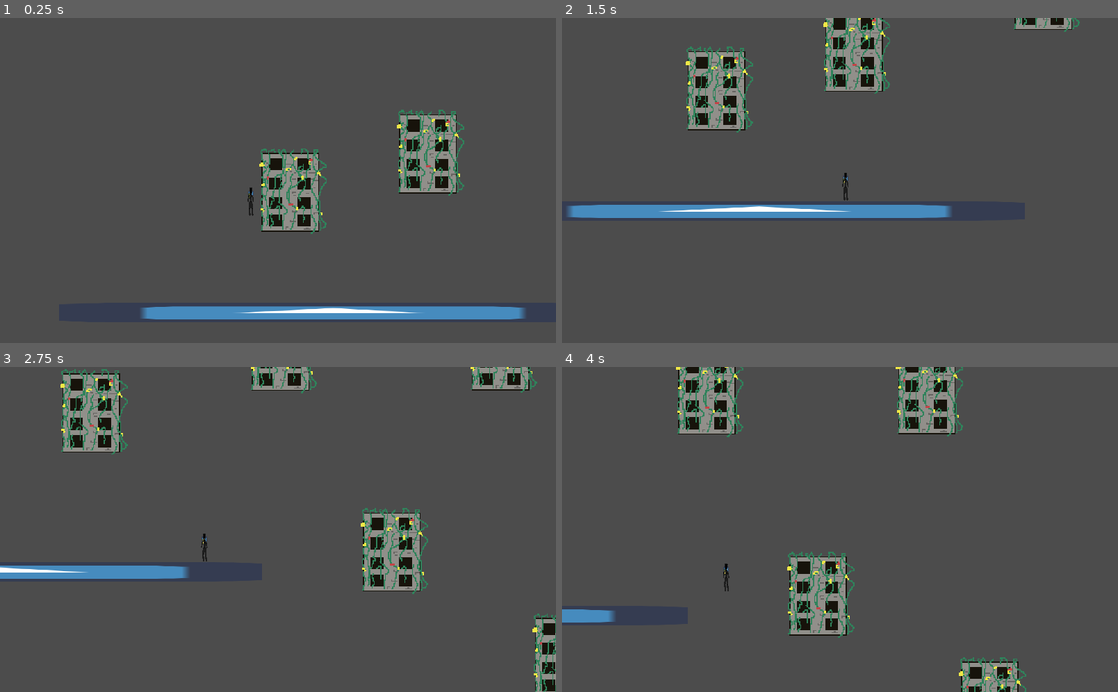
Above: before the commit, frames 1-4 (two rows, left to right).
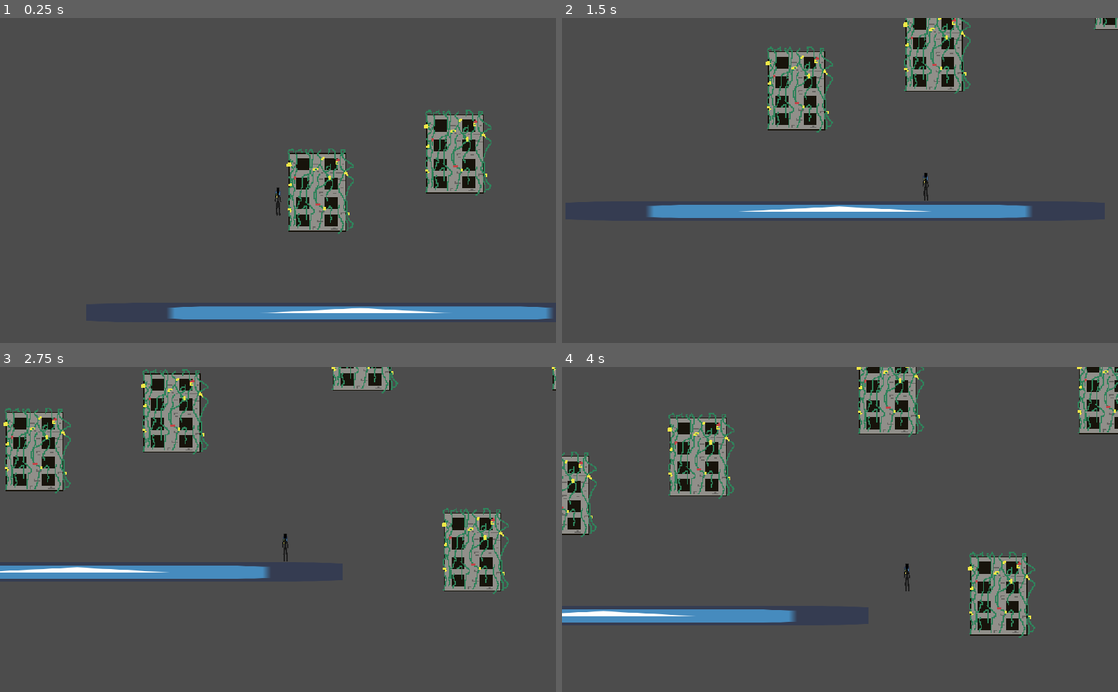
Above: after the commit, the same moments.

Repository: kevinms/godot-wild-jam-38
Game: Godot game, scene res://Game.tscn
Same seed, same stepped clock (60 frames per second), same inputs: the game is played once before the commit and once after it. The engine's default icon, where the game draws it, is replaced by a stand-in: a white triangle on a blue panel in a dark square.
Inputs (mouse positions are in pixels of both pictures, inside the frame that each line leads up to):
- Up to frame 1 (0.25 s): no input
- Up to frame 2 (1.5 s): tap Enter (ui_accept) at 0.5 s; move the mouse to (962, 164) at 0.52 s; hold D (right) from 0.53 s (still down); click (962, 164) at 0.6 s; tap W (jump) at 0.77 s; move the mouse to (728, 196) at 1.27 s; click (728, 196) at 1.35 s
- Up to frame 3 (2.75 s): tap W (jump) at 1.52 s; move the mouse to (333, 458) at 2.02 s; release D (right) at 2.03 s; hold A (left) from 2.03 s (still down); click (333, 458) at 2.1 s
- Up to frame 4 (4 s): move the mouse to (812, 594) at 2.77 s; release A (left) at 2.78 s; hold D (right) from 2.78 s (still down); click (812, 594) at 2.85 s; tap W (jump) at 3.02, 3.77 s; move the mouse to (1006, 578) at 3.52 s; click (1006, 578) at 3.6 s

The runs differ from the first frame. In frame 1, 7.0% of the frame differs, in the area x 25-100%, y 28-93%; in frame 2, 12%; in frame 3, 17%; in frame 4, 18%, in the area x 0-100%, y 0-100%.

Commit message:
WIP rope-like grappling hoook

Diff:
--- a/Game.gd
+++ b/Game.gd
@@ -32,9 +32,9 @@
 	var player_pos = $Player.global_position
 
 	#TODO: increase camera speed over time, but set a limit so players can go infinite
-	camera_pos.x += 100 * delta
+	#camera_pos.x += 100 * delta
 	if player_pos.x > camera_pos.x:
-		camera_pos.x = lerp(camera_pos.x, player_pos.x, 5.0*delta)
+		camera_pos.x = lerp(camera_pos.x, player_pos.x, 2.0*delta)
 
 	camera_pos.y = lerp(camera_pos.y, player_pos.y, 5.0*delta)
 
--- a/grapple/GrappleGun.gd
+++ b/grapple/GrappleGun.gd
@@ -1,17 +1,41 @@
 extends Sprite
 
 onready var hook_scene = preload("res://grapple/Hook.tscn")
-var hook = null
+var hook: Node2D = null
 
 const SPRING_CONSTANT = 20
 const MAX_FORCE = 2000
 
-func compute_force() -> Vector2:
-	if hook == null or !hook.hooked:
+func is_attached():
+	if hook == null:
+		return false
+	return hook.attached
+
+func compute_rope_force(velocity: Vector2) -> Vector2:
+	if hook == null or !hook.attached:
 		return Vector2.ZERO
 
 	var displacement = hook.global_position - global_position
-	var f = SPRING_CONSTANT * displacement
+	var hook_dir = displacement.normalized()
+
+	var tension_force = -velocity.project(hook_dir)
+	return tension_force
+
+func compute_spring_force() -> Vector2:
+	if hook == null or !hook.attached:
+		return Vector2.ZERO
+
+	var displacement = hook.global_position - global_position
+
+	# Stretchy rope
+	#var diff = max(displacement.length() - hook.attached_length, 0)
+	#displacement = displacement.normalized() * diff
+	#var k = SPRING_CONSTANT * 100
+
+	# Springy
+	var k = SPRING_CONSTANT
+
+	var f = k * displacement
 
 	if f.length() > MAX_FORCE:
 		f = displacement.normalized() * MAX_FORCE
--- a/grapple/Hook.gd
+++ b/grapple/Hook.gd
@@ -6,7 +6,8 @@
 var dir: Vector2
 var gun: Node2D
 
-var hooked = false
+var attached: bool = false
+var attached_length: float = 0
 
 signal hook_missed
 
@@ -20,7 +21,7 @@
 	$Line2D.add_point(to_local(global_position))
 	$Line2D.width = 20
 
-	if hooked:
+	if attached:
 		return
 
 	var distance = (global_position - gun.global_position).length()
@@ -31,4 +32,7 @@
 
 	var collided = move_and_collide(dir * SPEED * delta)
 
-	hooked = collided != null
+	if collided != null:
+		$HitSound.play()
+		attached = true
+		attached_length = (global_position - gun.global_position).length()
--- a/grapple/Hook.tscn
+++ b/grapple/Hook.tscn
@@ -1,7 +1,8 @@
-[gd_scene load_steps=4 format=2]
+[gd_scene load_steps=5 format=2]
 
 [ext_resource path="res://icon.png" type="Texture" id=1]
 [ext_resource path="res://grapple/Hook.gd" type="Script" id=2]
+[ext_resource path="res://sfx/Fruit1.mp3" type="AudioStream" id=3]
 
 [sub_resource type="RectangleShape2D" id=1]
 extents = Vector2( 30.8832, 31.4523 )
@@ -21,3 +22,6 @@
 
 [node name="Line2D" type="Line2D" parent="."]
 default_color = Color( 0.901961, 0.0509804, 0.0509804, 1 )
+
+[node name="HitSound" type="AudioStreamPlayer" parent="."]
+stream = ExtResource( 3 )
--- a/player/Player.gd
+++ b/player/Player.gd
@@ -34,21 +34,29 @@
 		if is_on_floor():
 			velocity.x -= FRICTION * delta * velocity.x
 		else:
-			velocity.x -= AIR_FRICTION * delta * velocity.x
+			if !$GrappleGun.is_attached():
+				#velocity.x -= AIR_FRICTION * delta * velocity.x
+				pass
 
 	velocity += ACCELERATION * delta * dir
 	velocity.x = clamp(velocity.x, -MAX_SPEED, MAX_SPEED)
-
-	velocity += $GrappleGun.compute_force() * delta
 
 	# Instant max speed
 	#velocity.x = dir.x * MAX_SPEED
 
 	velocity.y += GRAVITY * delta
 
+	# Spring
+	#velocity += $GrappleGun.compute_spring_force() * delta
+
+	# Rope
+	velocity += $GrappleGun.compute_rope_force(velocity)
+	#if $GrappleGun.is_attached():
+	#	velocity *= 1.01
+
 	velocity = move_and_slide(velocity, Vector2.UP, true)
 
-	if is_on_wall():
+	if is_on_wall() and !$GrappleGun.is_attached():
 		velocity.y = 0
 
 	# Jump
